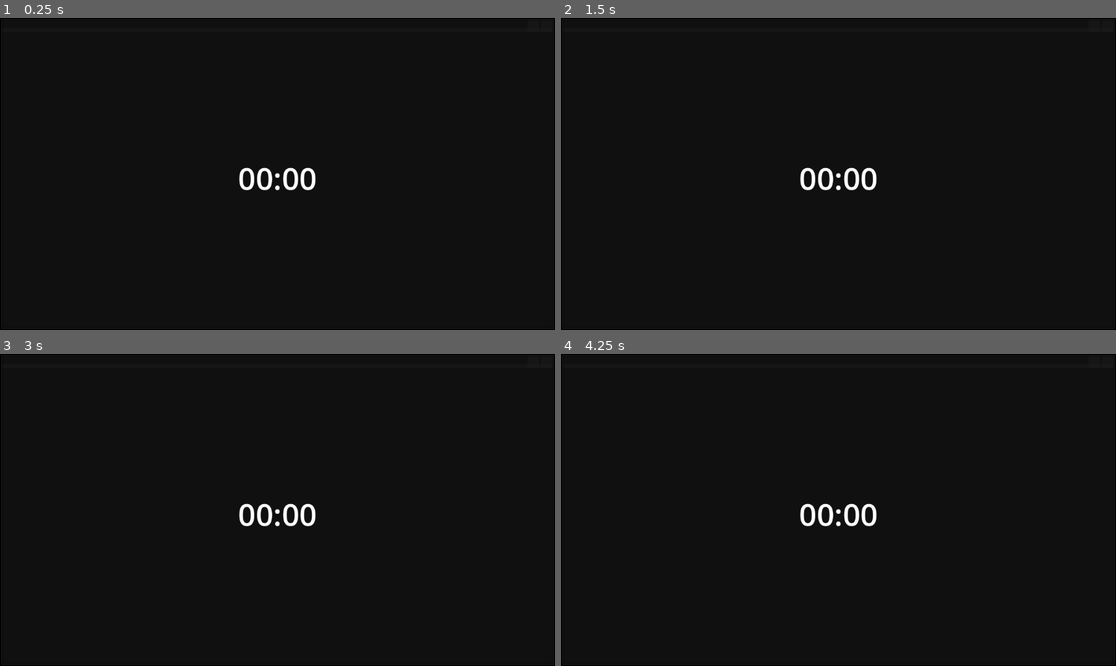
Above: before the commit, frames 1-4 (two rows, left to right).
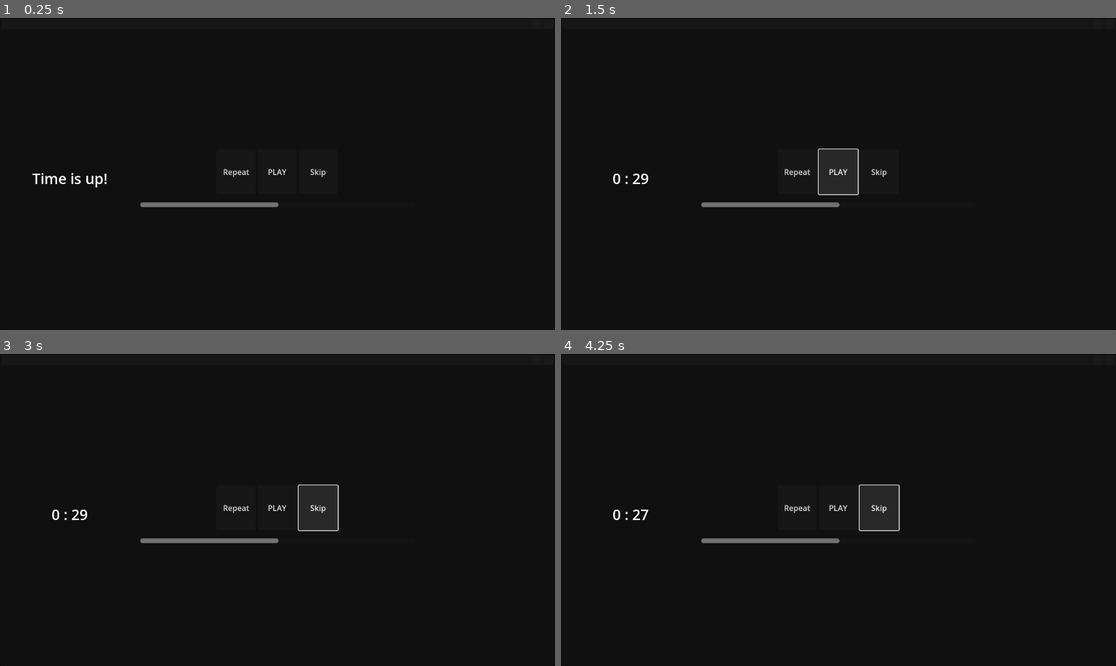
Above: after the commit, the same moments.

Repository: gabrieldevsouza/tomateiro
Game: Godot game, scene res://scenes/N_Bootstrap.tscn
Two runs of this game, one before a commit and one after it. Both use one fixed random seed, a clock stepped at 60 frames per second and the inputs below.
Inputs (mouse positions are in pixels of both pictures, inside the frame that each line leads up to):
- Up to frame 1 (0.25 s): no input
- Up to frame 2 (1.5 s): click (799, 170) at 0.5 s, where only the run after the commit has a clickable "Repeat"; click (838, 170) at 1.25 s, where only the run after the commit has a clickable "PLAY"
- Up to frame 3 (3 s): click (277, 506) at 2 s, where only the run after the commit has a clickable "PLAY"; click (316, 506) at 2.75 s, where only the run after the commit has a clickable "Skip"
- Up to frame 4 (4.25 s): click (877, 506) at 3.5 s, where only the run after the commit has a clickable "Skip"

The runs differ from the first frame. In frame 1, 1.2% of the frame differs, in the area x 5-100%, y 0-61%; in frame 2, 1.2%; in frame 3, 1.2%, in the area x 9-100%, y 0-61%; in frame 4, 1.2%.

Commit message:
Pomodoro timer and layout adjusts

Diff:
--- a/scenes/C_AppMainArea.tscn
+++ b/scenes/C_AppMainArea.tscn
@@ -17,10 +17,10 @@
 anchor_bottom = 1.0
 grow_horizontal = 2
 grow_vertical = 2
-theme_override_constants/margin_left = 5
-theme_override_constants/margin_top = 5
-theme_override_constants/margin_right = 5
-theme_override_constants/margin_bottom = 5
+theme_override_constants/margin_left = 3
+theme_override_constants/margin_top = 8
+theme_override_constants/margin_right = 3
+theme_override_constants/margin_bottom = 6
 
 [node name="VBC_TitleBar" type="VBoxContainer" parent="MarginContainer"]
 layout_mode = 2
--- a/scenes/C_TitleBar_UI.tscn
+++ b/scenes/C_TitleBar_UI.tscn
@@ -15,6 +15,7 @@
 grow_vertical = 2
 size_flags_horizontal = 3
 size_flags_vertical = 3
+mouse_filter = 2
 script = ExtResource("1_gq87v")
 
 [node name="VBC_TitleBar" type="VBoxContainer" parent="."]
@@ -24,17 +25,20 @@
 anchor_bottom = 1.0
 grow_horizontal = 2
 grow_vertical = 2
+mouse_filter = 2
 
 [node name="MSC_MaxTitleBar" type="MarginContainer" parent="VBC_TitleBar"]
-custom_minimum_size = Vector2(0, 15)
+custom_minimum_size = Vector2(0, 10)
 layout_mode = 2
 size_flags_vertical = 3
+size_flags_stretch_ratio = 3.0
+mouse_filter = 2
 theme_override_constants/margin_left = 0
 theme_override_constants/margin_top = 0
 theme_override_constants/margin_right = 0
-theme_override_constants/margin_bottom = 0
+theme_override_constants/margin_bottom = 49
 script = ExtResource("1_tkmb0")
-limit = Vector2(-1, 30)
+limit = Vector2(-1, 20)
 valign = 0
 
 [node name="PC_MainTitleBar" type="PanelContainer" parent="VBC_TitleBar/MSC_MaxTitleBar"]
@@ -47,7 +51,7 @@
 alignment = 2
 
 [node name="HSRC_MinimizeAppButton" type="AspectRatioContainer" parent="VBC_TitleBar/MSC_MaxTitleBar/PC_MainTitleBar/HBC_TitleBarButtons"]
-custom_minimum_size = Vector2(24, 0)
+custom_minimum_size = Vector2(20, 0)
 layout_mode = 2
 script = ExtResource("3_ck3ec")
 
@@ -55,7 +59,7 @@
 layout_mode = 2
 
 [node name="HSRC_QuitAppButton" type="AspectRatioContainer" parent="VBC_TitleBar/MSC_MaxTitleBar/PC_MainTitleBar/HBC_TitleBarButtons"]
-custom_minimum_size = Vector2(24, 0)
+custom_minimum_size = Vector2(20, 0)
 layout_mode = 2
 script = ExtResource("3_ck3ec")
 
@@ -66,5 +70,6 @@
 layout_mode = 2
 size_flags_vertical = 3
 size_flags_stretch_ratio = 25.0
+mouse_filter = 2
 
 [connection signal="gui_input" from="VBC_TitleBar/MSC_MaxTitleBar/PC_MainTitleBar" to="." method="_on_main_title_bar_gui_input"]
--- a/scenes/MC_TitleBar.tscn
+++ b/scenes/MC_TitleBar.tscn
@@ -8,10 +8,11 @@
 anchor_bottom = 1.0
 grow_horizontal = 2
 grow_vertical = 2
-theme_override_constants/margin_left = 5
-theme_override_constants/margin_top = 5
-theme_override_constants/margin_right = 5
-theme_override_constants/margin_bottom = 5
+mouse_filter = 2
+theme_override_constants/margin_left = 3
+theme_override_constants/margin_top = 3
+theme_override_constants/margin_right = 3
+theme_override_constants/margin_bottom = 3
 
 [node name="C_TitleBar_UI" parent="." instance=ExtResource("1_veuk1")]
 layout_mode = 2
--- a/scenes/N_Bootstrap.tscn
+++ b/scenes/N_Bootstrap.tscn
@@ -6,6 +6,19 @@
 
 [node name="N_Bootstrap" type="Node"]
 
+[node name="MC_MainBackgdround" type="MarginContainer" parent="."]
+anchors_preset = 15
+anchor_right = 1.0
+anchor_bottom = 1.0
+grow_horizontal = 2
+grow_vertical = 2
+size_flags_horizontal = 3
+size_flags_vertical = 3
+
+[node name="PanelContainer" type="PanelContainer" parent="MC_MainBackgdround"]
+layout_mode = 2
+mouse_filter = 2
+
 [node name="C_AppMainArea" parent="." instance=ExtResource("3_4x0tc")]
 
 [node name="MC_TitleBar" parent="." instance=ExtResource("1_rjt57")]
--- a/scenes/N_WindowSizeController.tscn
+++ b/scenes/N_WindowSizeController.tscn
@@ -38,7 +38,7 @@
 [node name="ColorRect" type="ColorRect" parent="MC_WindowTopSize/C_WindowTopSize/MarginContainer"]
 layout_mode = 2
 mouse_filter = 2
-color = Color(0.235294, 0.235294, 0.235294, 0.588235)
+color = Color(1, 1, 1, 0)
 
 [node name="MC_WindowBottomSize" type="MarginContainer" parent="."]
 anchors_preset = 12
@@ -70,7 +70,7 @@
 [node name="ColorRect" type="ColorRect" parent="MC_WindowBottomSize/C_WindowBottomSize/MarginContainer"]
 layout_mode = 2
 mouse_filter = 2
-color = Color(0.235294, 0.235294, 0.235294, 0.588235)
+color = Color(1, 1, 1, 0)
 
 [node name="MC_WindowLeftSize" type="MarginContainer" parent="."]
 anchors_preset = 9
@@ -100,7 +100,7 @@
 [node name="ColorRect" type="ColorRect" parent="MC_WindowLeftSize/C_WindowLeftSize/MarginContainer"]
 layout_mode = 2
 mouse_filter = 2
-color = Color(0.235294, 0.235294, 0.235294, 0.588235)
+color = Color(1, 1, 1, 0)
 
 [node name="MC_WindowRightSize" type="MarginContainer" parent="."]
 anchors_preset = 11
@@ -132,7 +132,7 @@
 [node name="ColorRect" type="ColorRect" parent="MC_WindowRightSize/C_WindowRightSize/MarginContainer"]
 layout_mode = 2
 mouse_filter = 2
-color = Color(0.235294, 0.235294, 0.235294, 0.588235)
+color = Color(1, 1, 1, 0)
 
 [node name="MC_WindowTopLeftSize" type="MarginContainer" parent="."]
 offset_right = 8.0
@@ -158,7 +158,7 @@
 
 [node name="ColorRect" type="ColorRect" parent="MC_WindowTopLeftSize/C_WindowTopLeftSize/MarginContainer"]
 layout_mode = 2
-color = Color(0.235294, 0.235294, 0.235294, 0.588235)
+color = Color(1, 1, 1, 0)
 
 [node name="MarginContainer2" type="MarginContainer" parent="MC_WindowTopLeftSize/C_WindowTopLeftSize"]
 layout_mode = 1
@@ -173,7 +173,7 @@
 
 [node name="ColorRect" type="ColorRect" parent="MC_WindowTopLeftSize/C_WindowTopLeftSize/MarginContainer2"]
 layout_mode = 2
-color = Color(0.235294, 0.235294, 0.235294, 0.588235)
+color = Color(1, 1, 1, 0)
 
 [node name="MC_WindowBottomRightSize" type="MarginContainer" parent="."]
 anchors_preset = 3
@@ -206,7 +206,7 @@
 
 [node name="ColorRect" type="ColorRect" parent="MC_WindowBottomRightSize/C_WindowBottomRightSize/MarginContainer"]
 layout_mode = 2
-color = Color(0.235294, 0.235294, 0.235294, 0.588235)
+color = Color(1, 1, 1, 0)
 
 [node name="MarginContainer2" type="MarginContainer" parent="MC_WindowBottomRightSize/C_WindowBottomRightSize"]
 layout_mode = 1
@@ -221,7 +221,7 @@
 
 [node name="ColorRect" type="ColorRect" parent="MC_WindowBottomRightSize/C_WindowBottomRightSize/MarginContainer2"]
 layout_mode = 2
-color = Color(0.235294, 0.235294, 0.235294, 0.588235)
+color = Color(1, 1, 1, 0)
 
 [node name="MC_WindowTopRightSize" type="MarginContainer" parent="."]
 anchors_preset = 1
@@ -251,7 +251,7 @@
 
 [node name="ColorRect" type="ColorRect" parent="MC_WindowTopRightSize/C_WindowTopRightSize/MarginContainer"]
 layout_mode = 2
-color = Color(0.235294, 0.235294, 0.235294, 0.588235)
+color = Color(1, 1, 1, 0)
 
 [node name="MarginContainer2" type="MarginContainer" parent="MC_WindowTopRightSize/C_WindowTopRightSize"]
 layout_mode = 1
@@ -266,7 +266,7 @@
 
 [node name="ColorRect" type="ColorRect" parent="MC_WindowTopRightSize/C_WindowTopRightSize/MarginContainer2"]
 layout_mode = 2
-color = Color(0.235294, 0.235294, 0.235294, 0.588235)
+color = Color(1, 1, 1, 0)
 
 [node name="MC_WindowBottomLeftSize" type="MarginContainer" parent="."]
 anchors_preset = 2
@@ -296,7 +296,7 @@
 
 [node name="ColorRect" type="ColorRect" parent="MC_WindowBottomLeftSize/C_WindowBottomLeftSize/MarginContainer"]
 layout_mode = 2
-color = Color(0.235294, 0.235294, 0.235294, 0.588235)
+color = Color(1, 1, 1, 0)
 
 [node name="MarginContainer2" type="MarginContainer" parent="MC_WindowBottomLeftSize/C_WindowBottomLeftSize"]
 layout_mode = 1
@@ -311,7 +311,7 @@
 
 [node name="ColorRect" type="ColorRect" parent="MC_WindowBottomLeftSize/C_WindowBottomLeftSize/MarginContainer2"]
 layout_mode = 2
-color = Color(0.235294, 0.235294, 0.235294, 0.588235)
+color = Color(1, 1, 1, 0)
 
 [connection signal="gui_input" from="MC_WindowTopSize/C_WindowTopSize" to="MC_WindowTopSize/C_WindowTopSize" method="_on_gui_input"]
 [connection signal="gui_input" from="MC_WindowBottomSize/C_WindowBottomSize" to="MC_WindowBottomSize/C_WindowBottomSize" method="_on_gui_input"]
--- a/scenes/PC_AppMainArea.tscn
+++ b/scenes/PC_AppMainArea.tscn
@@ -1,24 +1,132 @@
-[gd_scene load_steps=2 format=3 uid="uid://dhenu44xdc0ah"]
+[gd_scene load_steps=5 format=3 uid="uid://dhenu44xdc0ah"]
+
+[ext_resource type="Script" path="res://scripts/storage/TimerClock.gd" id="1_44a0l"]
+[ext_resource type="Script" path="res://addons/MaxSizeContainer/max_size_container.gd" id="2_tcs1d"]
+
+[sub_resource type="FontVariation" id="FontVariation_g36qm"]
 
 [sub_resource type="LabelSettings" id="LabelSettings_he1nn"]
-font_size = 64
+font = SubResource("FontVariation_g36qm")
+font_size = 30
 
-[node name="PC_AppMainArea" type="PanelContainer"]
+[node name="PC_AppMainArea" type="Control"]
+layout_mode = 3
 anchors_preset = 15
 anchor_right = 1.0
 anchor_bottom = 1.0
 grow_horizontal = 2
 grow_vertical = 2
 
-[node name="HBoxContainer" type="HBoxContainer" parent="."]
-layout_mode = 2
-alignment = 1
+[node name="HBC_PlayerMode" type="HBoxContainer" parent="."]
+layout_mode = 1
+anchors_preset = 15
+anchor_right = 1.0
+anchor_bottom = 1.0
+grow_horizontal = 2
+grow_vertical = 2
 
-[node name="Label" type="Label" parent="HBoxContainer"]
+[node name="C_Left" type="Control" parent="HBC_PlayerMode"]
 layout_mode = 2
 size_flags_horizontal = 3
+
+[node name="Label" type="Label" parent="HBC_PlayerMode/C_Left"]
+layout_mode = 1
+anchors_preset = 15
+anchor_right = 1.0
+anchor_bottom = 1.0
+grow_horizontal = 2
+grow_vertical = 2
+size_flags_horizontal = 2
 size_flags_vertical = 1
 text = "00:00"
 label_settings = SubResource("LabelSettings_he1nn")
 horizontal_alignment = 1
 vertical_alignment = 1
+script = ExtResource("1_44a0l")
+
+[node name="C_Middle" type="Control" parent="HBC_PlayerMode"]
+layout_mode = 2
+size_flags_horizontal = 3
+size_flags_stretch_ratio = 2.0
+
+[node name="MaxSizeContainer" type="MarginContainer" parent="HBC_PlayerMode/C_Middle"]
+layout_mode = 1
+anchors_preset = 15
+anchor_right = 1.0
+anchor_bottom = 1.0
+grow_horizontal = 2
+grow_vertical = 2
+theme_override_constants/margin_left = 0
+theme_override_constants/margin_top = 0
+theme_override_constants/margin_right = 0
+theme_override_constants/margin_bottom = 0
+script = ExtResource("2_tcs1d")
+limit = Vector2(-1, 120)
+
+[node name="VBoxContainer" type="VBoxContainer" parent="HBC_PlayerMode/C_Middle/MaxSizeContainer"]
+layout_mode = 2
+
+[node name="MaxSizeContainer" type="MarginContainer" parent="HBC_PlayerMode/C_Middle/MaxSizeContainer/VBoxContainer"]
+layout_mode = 2
+size_flags_horizontal = 3
+size_flags_vertical = 3
+size_flags_stretch_ratio = 10.0
+theme_override_constants/margin_left = 0
+theme_override_constants/margin_top = 0
+theme_override_constants/margin_right = 0
+theme_override_constants/margin_bottom = 0
+script = ExtResource("2_tcs1d")
+limit = Vector2(250, -1)
+
+[node name="HBoxContainer" type="HBoxContainer" parent="HBC_PlayerMode/C_Middle/MaxSizeContainer/VBoxContainer/MaxSizeContainer"]
+layout_mode = 2
+
+[node name="BTN_Repeat" type="Button" parent="HBC_PlayerMode/C_Middle/MaxSizeContainer/VBoxContainer/MaxSizeContainer/HBoxContainer"]
+layout_mode = 2
+size_flags_horizontal = 3
+text = "Repeat"
+
+[node name="BTN_Play" type="Button" parent="HBC_PlayerMode/C_Middle/MaxSizeContainer/VBoxContainer/MaxSizeContainer/HBoxContainer"]
+layout_mode = 2
+size_flags_horizontal = 3
+text = "PLAY"
+
+[node name="BTN_Skip" type="Button" parent="HBC_PlayerMode/C_Middle/MaxSizeContainer/VBoxContainer/MaxSizeContainer/HBoxContainer"]
+layout_mode = 2
+size_flags_horizontal = 3
+text = "Skip"
+
+[node name="C_Spacing" type="Control" parent="HBC_PlayerMode/C_Middle/MaxSizeContainer/VBoxContainer"]
+layout_mode = 2
+size_flags_vertical = 3
+
+[node name="Control" type="Control" parent="HBC_PlayerMode/C_Middle/MaxSizeContainer/VBoxContainer"]
+layout_mode = 2
+size_flags_vertical = 3
+
+[node name="MaxSizeContainer" type="MarginContainer" parent="HBC_PlayerMode/C_Middle/MaxSizeContainer/VBoxContainer/Control"]
+layout_mode = 1
+anchors_preset = 15
+anchor_right = 1.0
+anchor_bottom = 1.0
+grow_horizontal = 2
+grow_vertical = 2
+theme_override_constants/margin_left = 0
+theme_override_constants/margin_top = 0
+theme_override_constants/margin_right = 0
+theme_override_constants/margin_bottom = 0
+script = ExtResource("2_tcs1d")
+limit = Vector2(800, 20)
+
+[node name="ProgressBar" type="ProgressBar" parent="HBC_PlayerMode/C_Middle/MaxSizeContainer/VBoxContainer/Control/MaxSizeContainer"]
+custom_minimum_size = Vector2(0, 10)
+layout_mode = 2
+size_flags_vertical = 1
+value = 50.0
+show_percentage = false
+
+[node name="C_Right" type="Control" parent="HBC_PlayerMode"]
+layout_mode = 2
+size_flags_horizontal = 3
+
+[connection signal="pressed" from="HBC_PlayerMode/C_Middle/MaxSizeContainer/VBoxContainer/MaxSizeContainer/HBoxContainer/BTN_Play" to="HBC_PlayerMode/C_Left/Label" method="_on_button_pressed"]
--- /dev/null
+++ b/scripts/storage/TimerClock.gd
@@ -0,0 +1,33 @@
+extends Label
+
+@export var iterationTime : float = 0.5
+var targetTime : float = 0
+var startTime : float = 0.0
+
+func _ready() -> void:
+    pass
+
+func _process(delta: float) -> void:
+    # Get the current time in Unix format
+    var currentTime = Time.get_unix_time_from_system()
+
+    # Calculate the difference in seconds between the target time and the current time
+    var timeDifference = targetTime - currentTime
+
+    # If timeDifference is positive, calculate the minutes and seconds remaining
+    if timeDifference > 0:
+        var minutes = int(timeDifference / 60)
+        var seconds = int(timeDifference) % 60  # Convert timeDifference to int before using modulus
+        set_text(str(minutes) + " : " + str(seconds) + "")
+    else:
+        # If the timeDifference is zero or negative, set text to indicate time is up
+        set_text("Time is up!")
+    pass
+
+func _on_button_pressed() -> void:
+    startTime = Time.get_unix_time_from_system()
+
+    # Calculate the target time
+    targetTime = startTime + iterationTime * 60
+
+    print(Time.get_datetime_dict_from_unix_time(targetTime))
Not shown: 1 places in scenes/C_AppMainArea.tscn that only renumber resources
